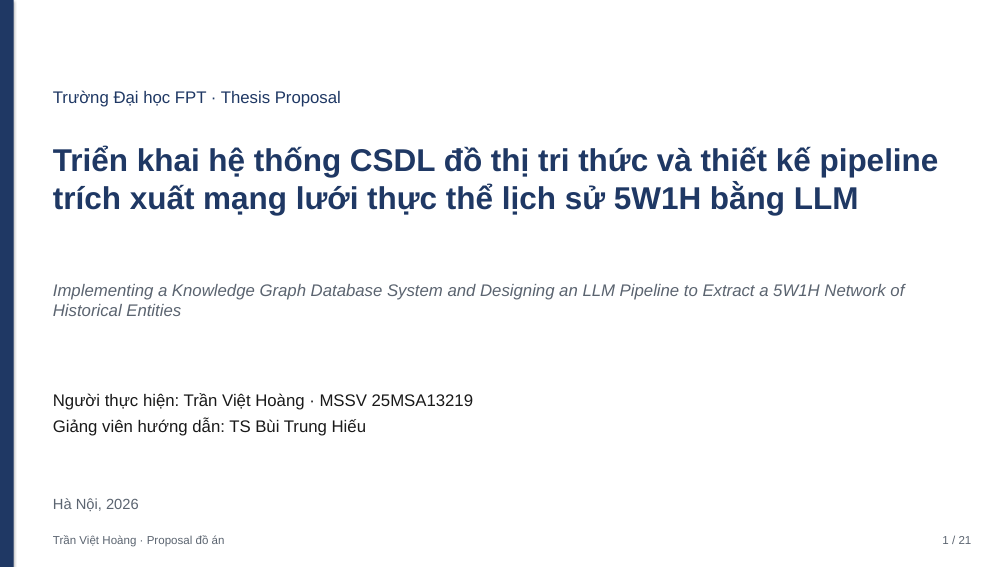
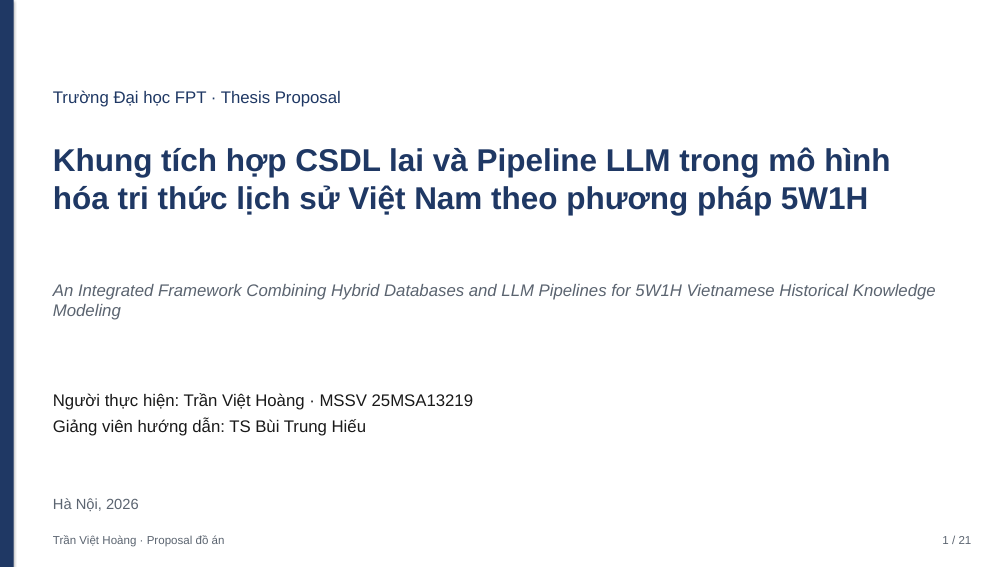
Before and after one commit to quac17/History-graph-db, a slide deck: slide 1 of Do An/slide-bao-cao-proposal.pptx. Drawn at 1008x567 pixels with LibreOffice and Linux fonts; fonts in the diff are those of the drawing. Boxes give left, top, right and bottom in pixels: in the first picture for what was removed or moved away, otherwise in the second. Text is boxed around its words. In the diff, an @@ line names an element or a change of style, - is before the commit and + after.

```diff
--- a/Do An/slide-bao-cao-proposal.pptx
+++ b/Do An/slide-bao-cao-proposal.pptx
@@ text at (x1=53, y1=147, x2=890, y2=215): text changed @@
-Triển khai hệ thống CSDL đồ thị tri thức và thiết kế pipeline trích xuất mạng lưới thực thể lịch sử 5W1H bằng LLM
+Khung tích hợp CSDL lai và Pipeline LLM trong mô hình hóa tri thức lịch sử Việt Nam theo phương pháp 5W1H
@@ text at (x1=53, y1=284, x2=936, y2=320): text changed @@
-Implementing a Knowledge Graph Database System and Designing an LLM Pipeline to Extract a 5W1H Network of Historical Entities
+An Integrated Framework Combining Hybrid Databases and LLM Pipelines for 5W1H Vietnamese Historical Knowledge Modeling
```
Also in this commit, not shown: 40 other files.
